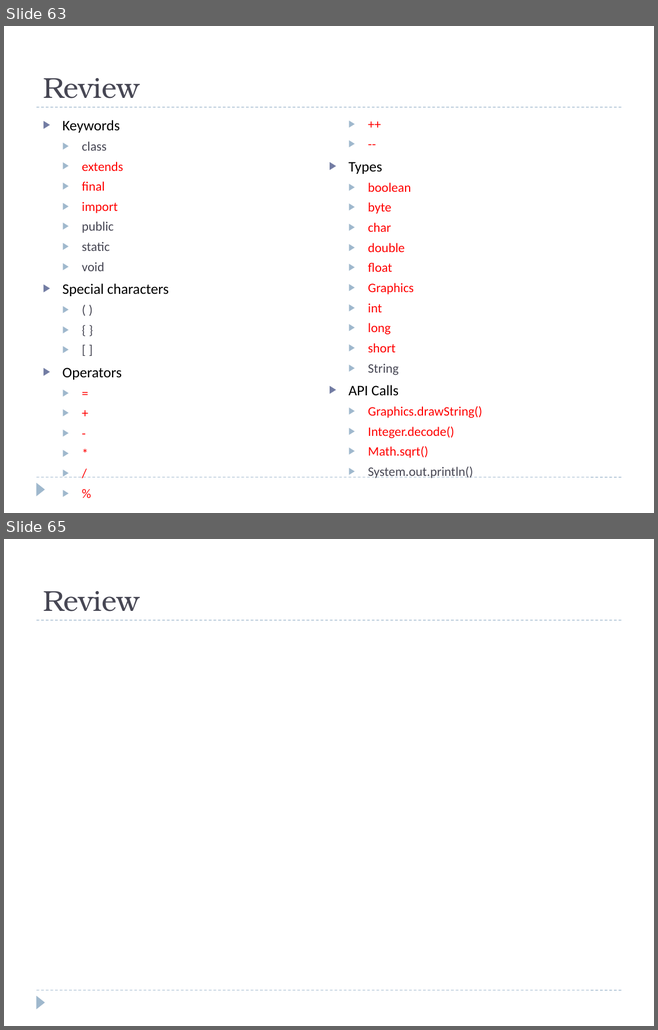
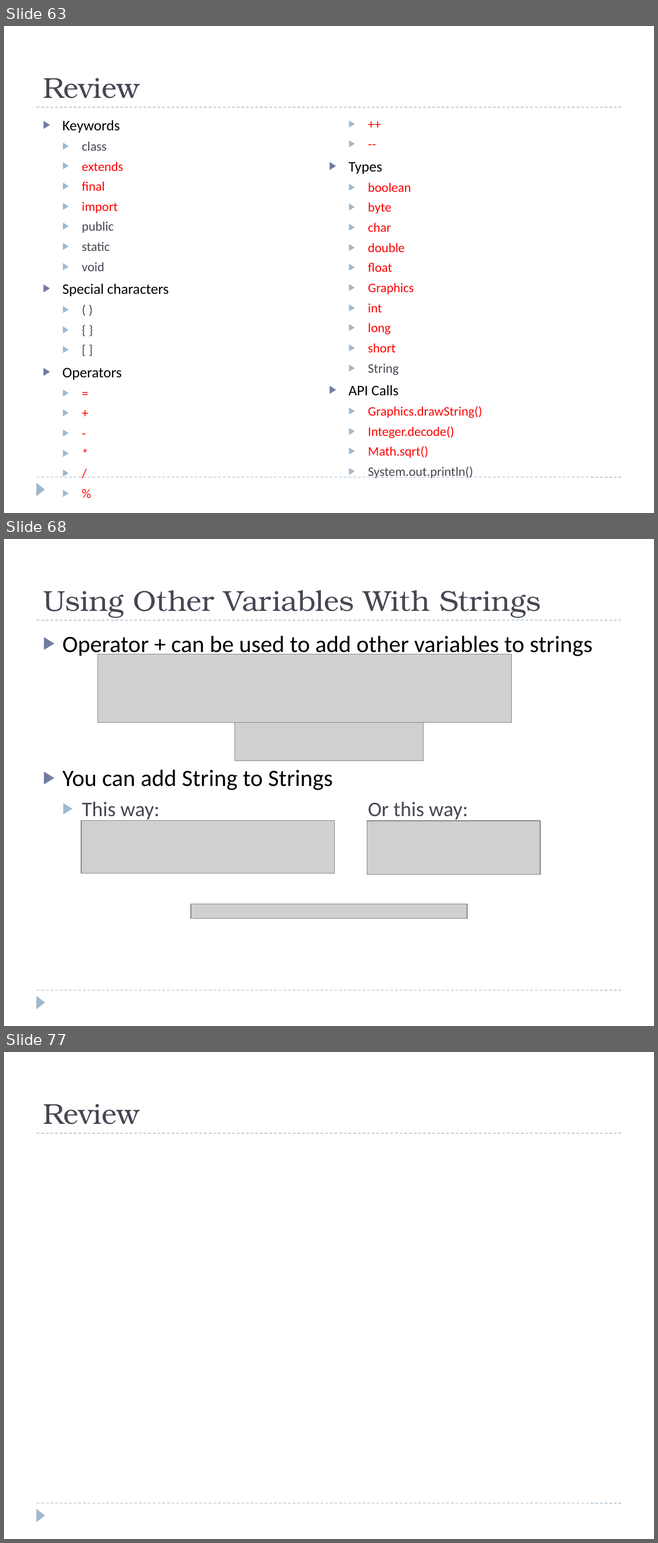
Before and after one commit to bcraig108/JavaClass_2013_Summer, a slide deck: Introduction to Java Programming.pptx. Shown one above the other, each under a label of ours: slides 63 and 65 before the commit, slides 63, 68 and 77 after it; the slides between them are not shown. The pictures are 658x1030 and 658x1543 pixels, drawn with LibreOffice and Linux fonts; fonts in the diff are those of the drawing; grey boxes stand for pictures; background and template pictures are left out. Boxes give left, top, right and bottom in pixels: in the first picture for what was removed or moved away, otherwise in the second. Text is boxed around its words. In the diff, an @@ line names an element or a change of style, - is before the commit and + after.

Commit message:
String Chapter with examples

```diff
--- a/Introduction to Java Programming.pptx
+++ b/Introduction to Java Programming.pptx
@@ slide 68 added at (4, 539, 654, 1026), background #FFFFFF; not listed: 3 template elements that a slide beside it also shows @@
@@ title added at (43, 590, 540, 618), 32 pt, text #464653 @@
+Using Other Variables With Strings
@@ text added at (63, 636, 592, 821), 26 pt, text #000000 @@
+▶ Operator + can be used to add other variables to strings
+▶ You can add String to Strings
+  ▶ This way: Or this way:
@@ picture added at (97, 654, 511, 723) @@
@@ picture added at (235, 722, 424, 761) @@
@@ picture added at (81, 820, 335, 874) @@
@@ picture added at (366, 821, 540, 875) @@
@@ picture added at (190, 904, 466, 918) @@
@@ what was slide 65 is now slide 77 @@
```
Also in this commit, not shown: 1 slide changed, 11 other slides added, 4 other files.
